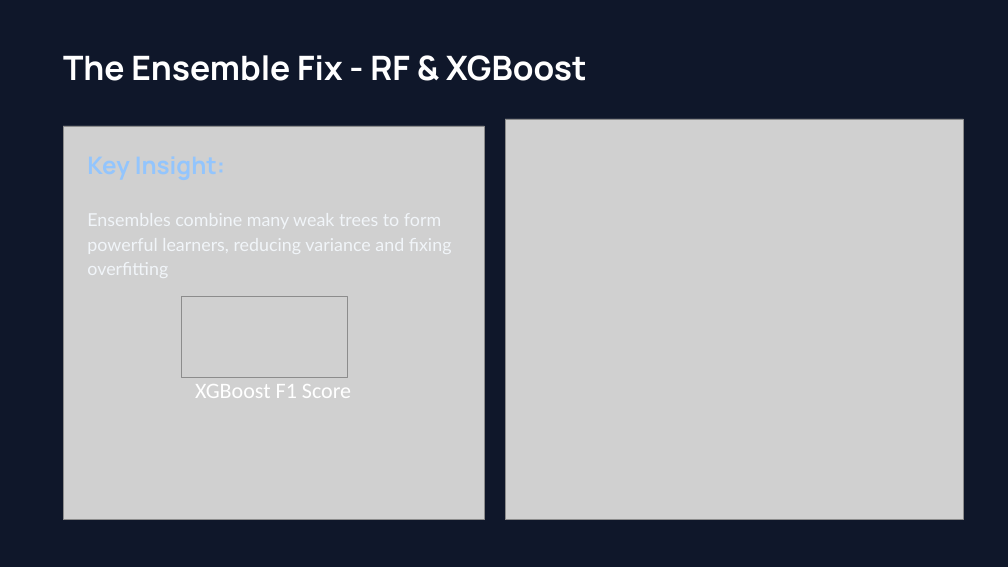
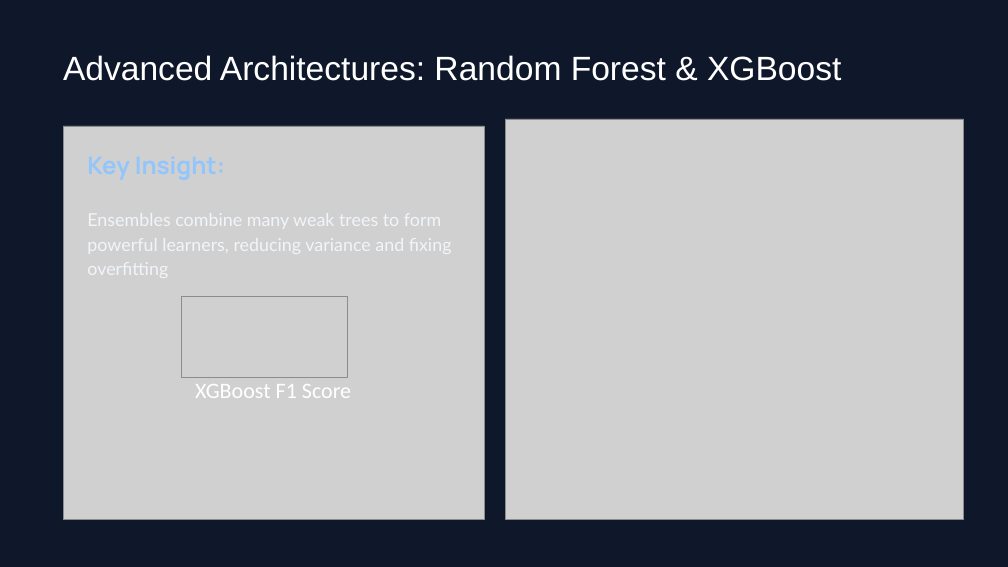
Before and after one commit to renoseHarsh/211Project, a slide deck: slide 7 of Credit Card Fraud Detection.pptx. Drawn at 1008x567 pixels with LibreOffice and Linux fonts; fonts in the diff are those of the drawing; grey boxes stand for pictures; background and template pictures are left out. Boxes give left, top, right and bottom in pixels: in the first picture for what was removed or moved away, otherwise in the second. Text is boxed around its words. In the diff, an @@ line names an element or a change of style, - is before the commit and + after.

```diff
--- a/Credit Card Fraud Detection.pptx
+++ b/Credit Card Fraud Detection.pptx
@@ text at box(63, 55, 841, 81): text changed; font Manrope to Arial; bold off @@
-The Ensemble Fix - RF & XGBoost
+Advanced Architectures: Random Forest & XGBoost
```
Also in this commit, not shown: 7 other slides changed, 1 other file.
